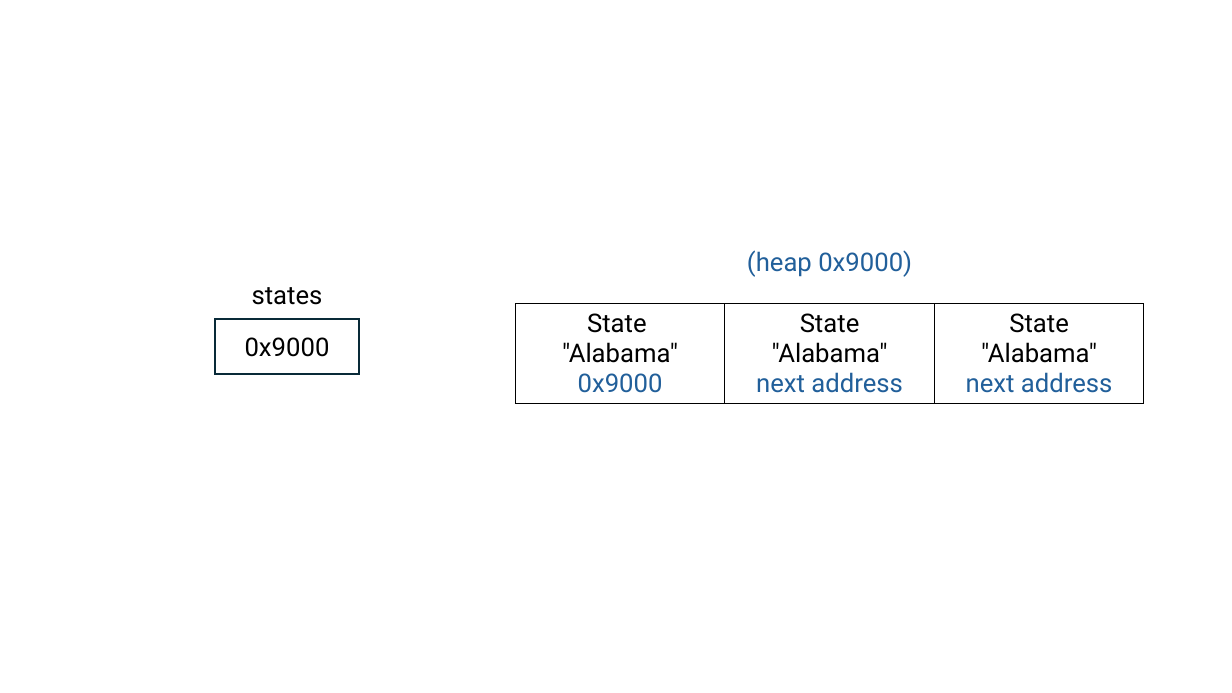
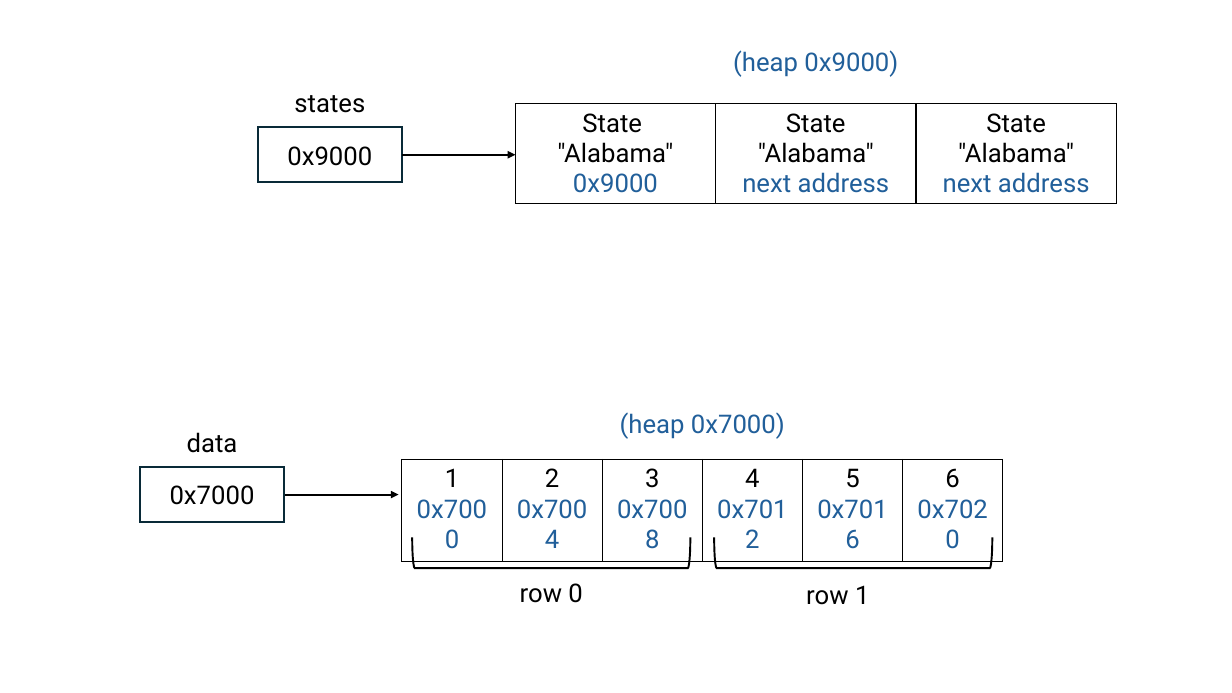
Before and after one commit to lzhang404/lzhang404.github.io, a slide deck: slide 20 of _static/images/concurrency/Presentation1.pptx. Drawn at 1232x693 pixels with LibreOffice and Linux fonts; fonts in the diff are those of the drawing. Boxes give left, top, right and bottom in pixels: in the first picture for what was removed or moved away, otherwise in the second. Text is boxed around its words. In the diff, an @@ line names an element or a change of style, - is before the commit and + after.

Commit message:
update slides

```diff
--- a/_static/images/concurrency/Presentation1.pptx
+++ b/_static/images/concurrency/Presentation1.pptx
@@ text "(heap 0x9000)" moved from (x1=747, y1=250, x2=912, y2=277) to (x1=733, y1=50, x2=898, y2=77) @@
@@ text "states" moved from (x1=252, y1=287, x2=323, y2=305) to (x1=294, y1=95, x2=365, y2=113) @@
@@ table resized from (x1=516, y1=304, x2=1145, y2=406) to (x1=516, y1=104, x2=1117, y2=205) @@
@@ rectangle "0x9000" moved from (x1=215, y1=319, x2=360, y2=373) to (x1=258, y1=128, x2=402, y2=182) @@
@@ arrow added from (402, 154) to (516, 154), #000000 1.5 pt @@
@@ text added at (x1=620, y1=412, x2=785, y2=439), 20 pt, text #215F9A @@
+(heap 0x7000)
@@ text added at (x1=187, y1=432, x2=238, y2=453), 20 pt, text #000000 @@
+data
@@ rectangle added at (x1=140, y1=468, x2=285, y2=522), outline #092A39 1.5 pt, 20 pt, text #000000 @@
+0x7000
@@ table added at (x1=402, y1=459, x2=1001, y2=553), 1 rows, 6 columns @@
+1 / 0x7000 | 2 / 0x7004 | 3 / 0x7008 | 4 / 0x7012 | 5 / 0x7016 | 6 / 0x7020
@@ arrow added from (286, 494) to (398, 494), #000000 1.5 pt @@
@@ left bracket added at (x1=412, y1=538, x2=690, y2=568), outline #000000 1.5 pt @@
@@ left bracket added at (x1=714, y1=538, x2=993, y2=568), outline #000000 1.5 pt @@
@@ text added at (x1=520, y1=583, x2=582, y2=603), 20 pt, text #000000 @@
+row 0
@@ text added at (x1=806, y1=585, x2=869, y2=605), 20 pt, text #000000 @@
+row 1
```
Also in this commit, not shown: 5 other files.
